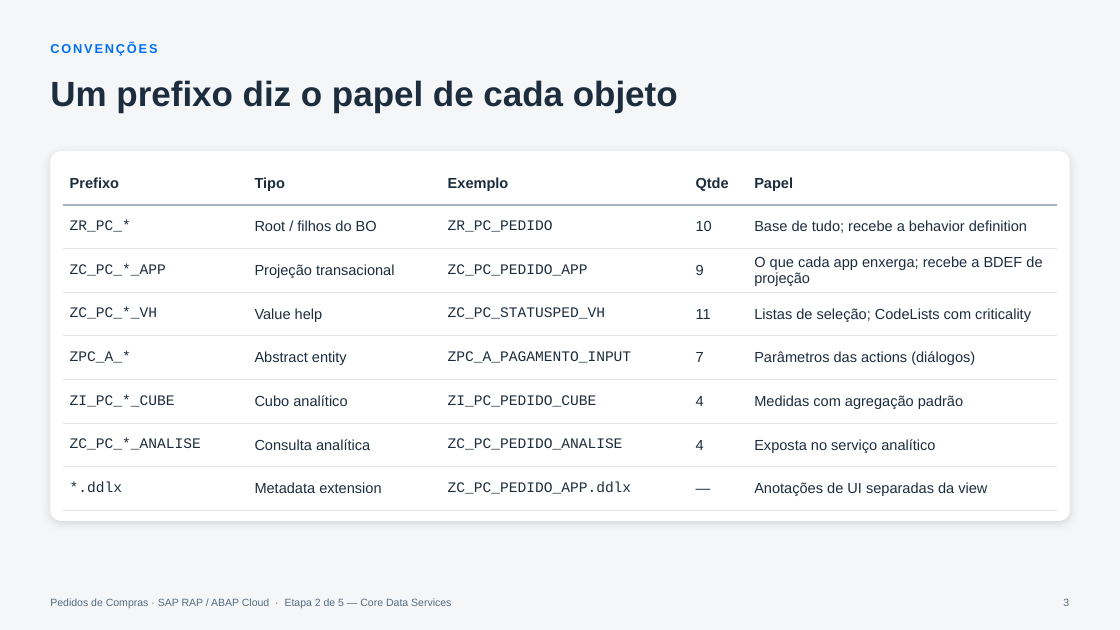
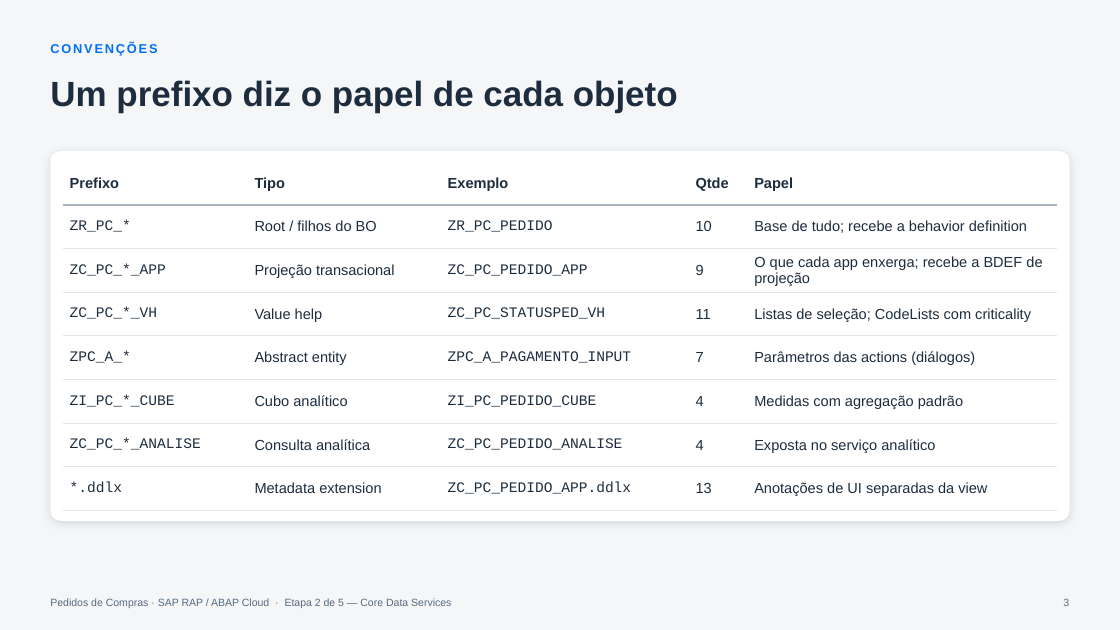
Before and after one commit to AdrianoBispo/sap-abap-rap-pedidos-de-compras-app, a slide deck: slide 3 of docs/apresentacoes/02-core-data-services.pptx. Drawn at 1120x630 pixels with LibreOffice and Linux fonts; fonts in the diff are those of the drawing. Boxes give left, top, right and bottom in pixels: in the first picture for what was removed or moved away, otherwise in the second. Text is boxed around its words. In the diff, an @@ line names an element or a change of style, - is before the commit and + after.

```diff
--- a/docs/apresentacoes/02-core-data-services.pptx
+++ b/docs/apresentacoes/02-core-data-services.pptx
@@ table at [63,161,1057,500] @@
-row 8, column 4: —
+row 8, column 4: 13
```
Also in this commit, not shown: 8 other slides changed, 21 slides added, 1 slide removed, 1 other file.
